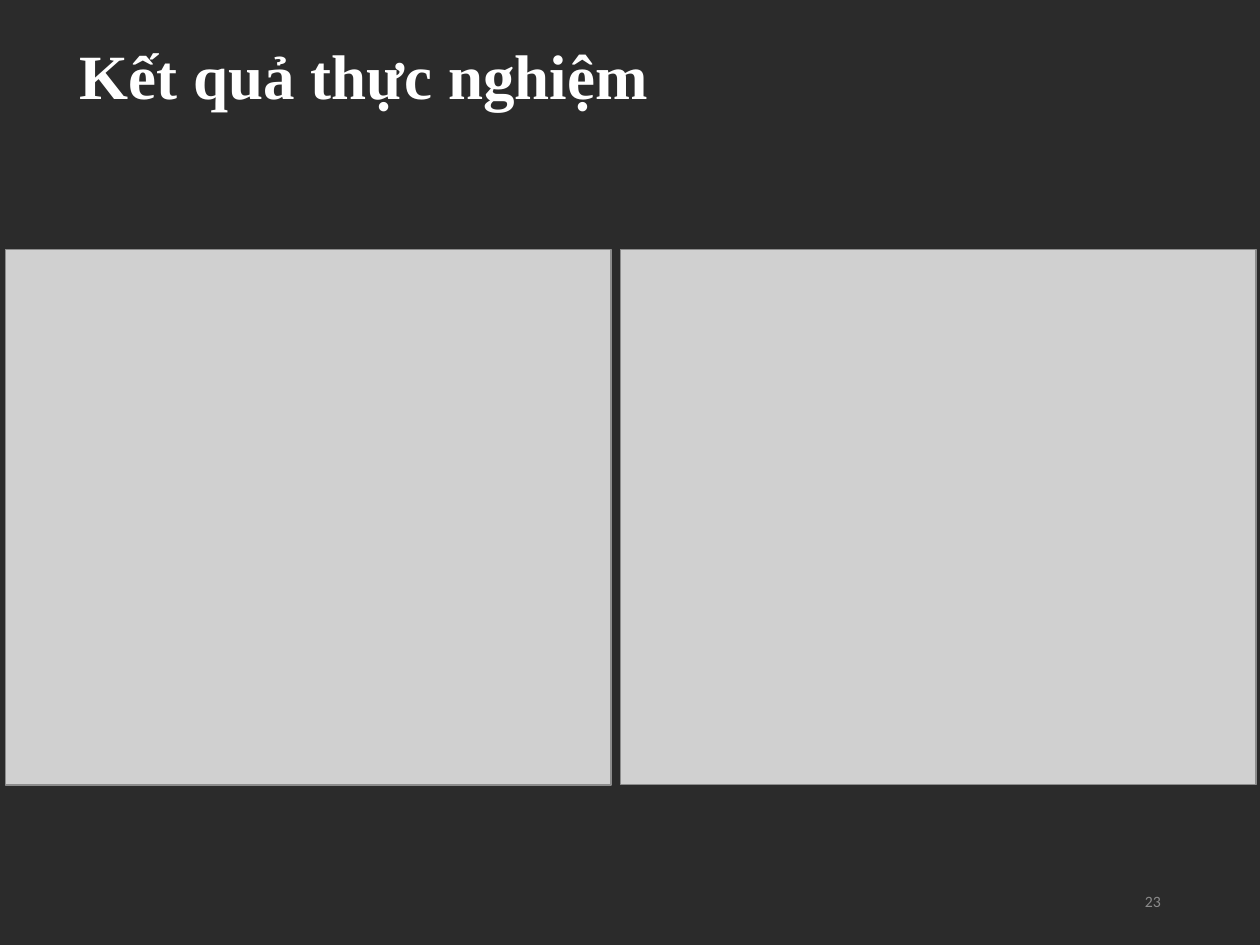
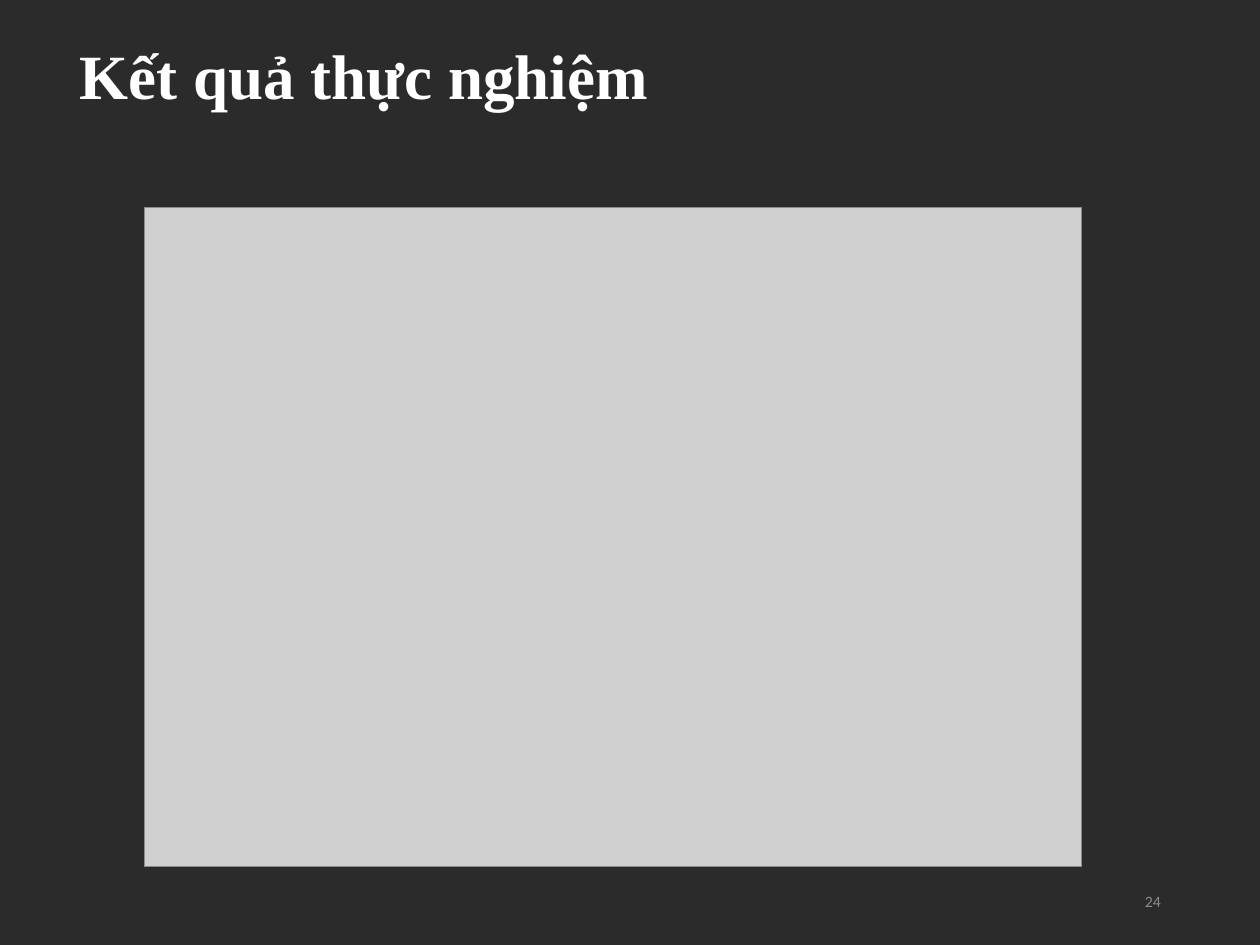
Before and after one commit to tranvanthanh99/MILP-GA-drone_routing_problem, a slide deck: slide 24 of UAV model.pptx (slide 23 before the commit). Drawn at 1260x945 pixels with LibreOffice and Linux fonts; fonts in the diff are those of the drawing; grey boxes stand for pictures; background and template pictures are left out; a plain dark background stands for a picture behind light text. Boxes give left, top, right and bottom in pixels: in the first picture for what was removed or moved away, otherwise in the second. Text is boxed around its words. In the diff, an @@ line names an element or a change of style, - is before the commit and + after.

```diff
--- a/UAV model.pptx
+++ b/UAV model.pptx
@@ picture: place and size @@
-picture at [620, 249, 1256, 785]
+picture at [145, 207, 1082, 867]
@@ picture removed at [6, 249, 611, 785] @@
@@ page number at [1145, 897, 1161, 907]: text changed @@
-23
+24
```
Also in this commit, not shown: 3 other slides changed, 3 slides added, 4 other files.
